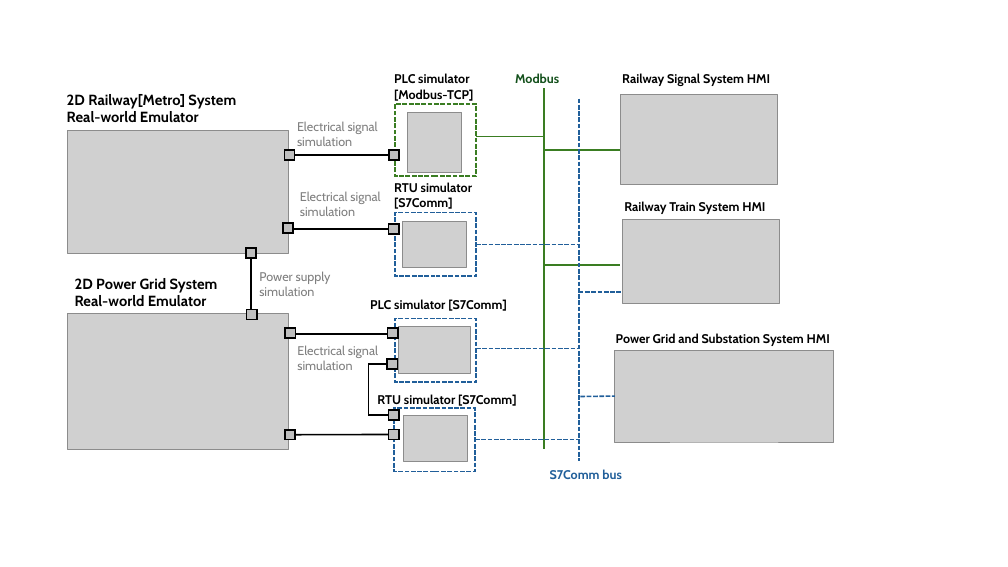
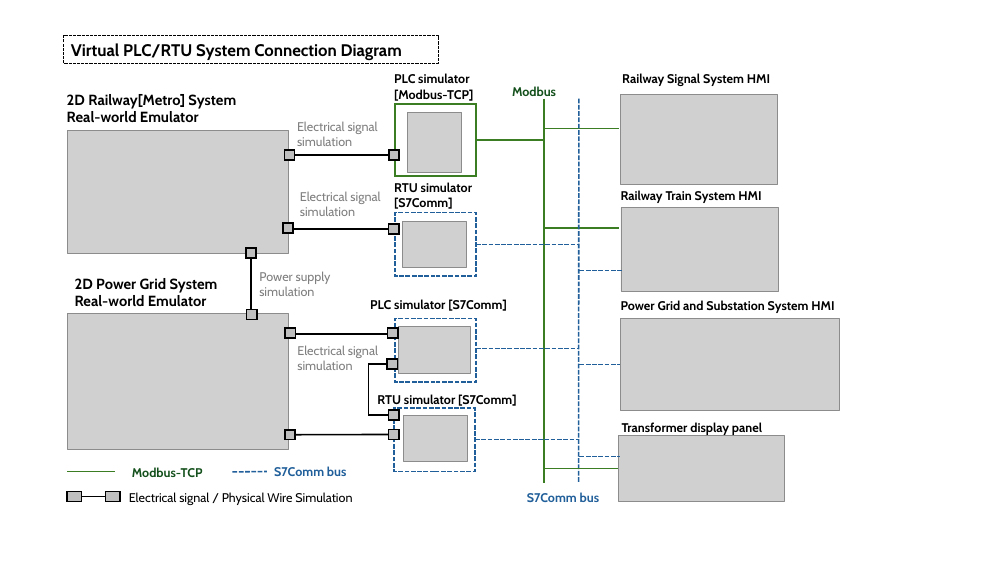
Before and after one commit to LiuYuancheng/PLC_and_RTU_Simulator, a slide deck: slide 1 of doc/designDoc.pptx. Drawn at 1008x567 pixels with LibreOffice and Linux fonts; fonts in the diff are those of the drawing; grey boxes stand for pictures. Boxes give left, top, right and bottom in pixels: in the first picture for what was removed or moved away, otherwise in the second. Text is boxed around its words. In the diff, an @@ line names an element or a change of style, - is before the commit and + after.

```diff
--- a/doc/designDoc.pptx
+++ b/doc/designDoc.pptx
@@ rectangle added at [64, 36, 439, 64], outline #000000 1 pt dashed, 16 pt, text #000000, bold @@
+Virtual PLC/RTU System Connection Diagram
@@ text "Modbus": place and size @@
-text "Modbus" at [515, 73, 559, 83]
+text "Modbus" at [512, 86, 556, 96]
@@ line moved from (544, 88) - (544, 449) to (544, 99) - (544, 483) @@
@@ line moved from (579, 98) - (579, 461) to (579, 98) - (578, 483) @@
@@ line moved from (476, 137) - (545, 137) to (476, 140) - (544, 140) @@
@@ line moved from (545, 150) - (620, 150) to (544, 129) - (619, 129) @@
@@ text "Railway Train System HMI": place and size @@
-text "Railway Train System HMI" at [624, 201, 765, 214]
+text "Railway Train System HMI" at [621, 190, 761, 203]
@@ picture: place and size @@
-picture at [622, 219, 780, 303]
+picture at [621, 208, 778, 292]
@@ line moved from (544, 265) - (620, 265) to (543, 228) - (619, 228) @@
@@ line moved from (578, 293) - (622, 293) to (580, 271) - (624, 271) @@
@@ text "Power Grid and Substation System ...": place and size @@
-text "Power Grid and Substation System ..." at [616, 333, 830, 346]
+text "Power Grid and Substation System ..." at [621, 300, 834, 313]
@@ picture: place and size @@
-picture at [615, 350, 834, 442]
+picture at [620, 319, 839, 411]
@@ line moved from (581, 397) - (615, 396) to (580, 364) - (620, 364) @@
@@ picture added at [619, 436, 785, 501] @@
@@ text added at [622, 422, 762, 435], 12 pt, text #000000, bold @@
+Transformer display panel
@@ line added from (67, 472) to (115, 472), #3B7D23 1.5 pt @@
@@ text added at [132, 467, 203, 477], 12 pt, text #13501B, bold @@
+Modbus-TCP
@@ line added from (233, 472) to (267, 472), #215F9A 1.5 pt dashed @@
@@ text added at [274, 466, 346, 476], 12 pt, text #215F9A, bold @@
+S7Comm bus
@@ line added from (544, 469) to (619, 469), #3B7D23 1.5 pt @@
@@ line added from (580, 457) to (620, 457), #215F9A 1.5 pt dashed @@
@@ rectangle added at [67, 492, 82, 501], fill #BFBFBF, outline #000000 1.5 pt @@
@@ line added from (82, 497) to (106, 497), #000000 1.5 pt @@
@@ rectangle added at [106, 492, 120, 501], fill #BFBFBF, outline #000000 1.5 pt @@
@@ text added at [129, 492, 352, 505], 12 pt, text #000000 @@
+Electrical signal / Physical Wire Simulation
@@ text "S7Comm bus": place and size @@
-text "S7Comm bus" at [550, 469, 621, 479]
+text "S7Comm bus" at [527, 492, 599, 502]
```
Also in this commit, not shown: 3 other files.
